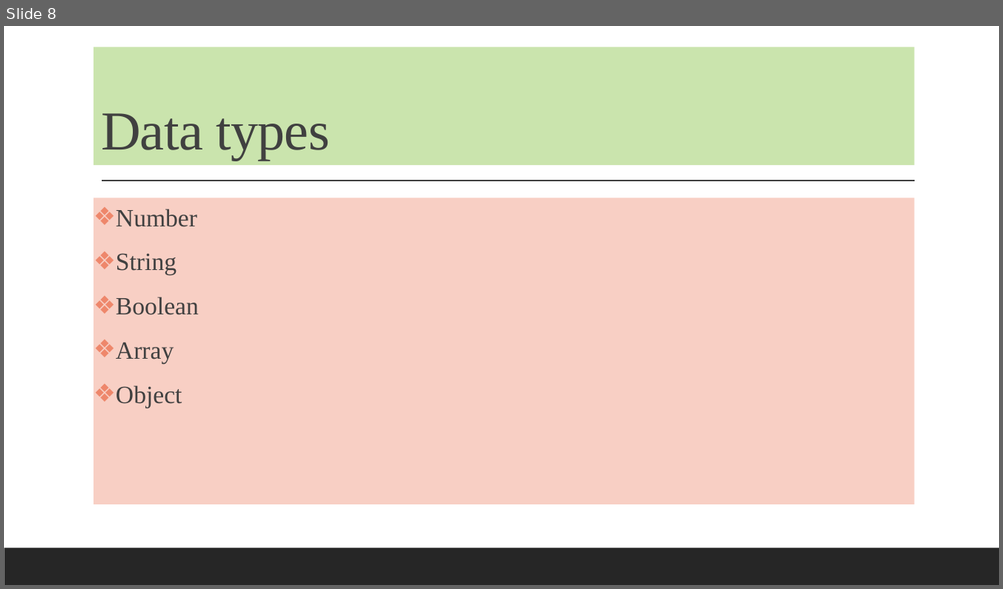
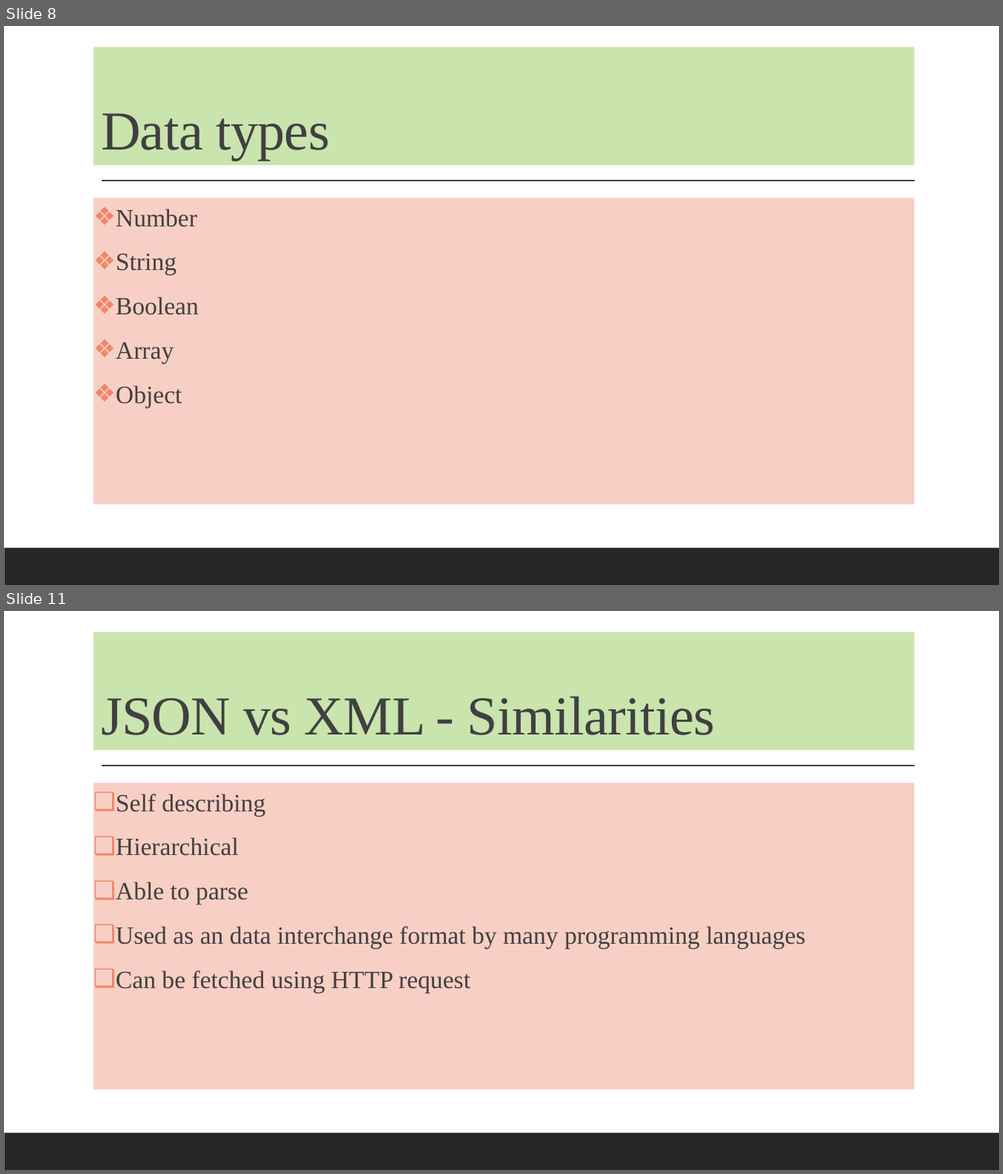
Before and after one commit to codefarm0/JSON, a slide deck: Json Tutorial.pptx. Shown one above the other, each under a label of ours: slide 8 before the commit, slides 8 and 11 after it; the slides between them are not shown. The pictures are 1003x589 and 1003x1174 pixels, drawn with LibreOffice and Linux fonts; fonts in the diff are those of the drawing. Boxes give left, top, right and bottom in pixels: in the first picture for what was removed or moved away, otherwise in the second. Text is boxed around its words. In the diff, an @@ line names an element or a change of style, - is before the commit and + after.

Commit message:
more about json

```diff
--- a/Json Tutorial.pptx
+++ b/Json Tutorial.pptx
@@ slide 11 added at box(4, 611, 999, 1170), background #FFFFFF; not listed: 2 template elements that a slide beside it also shows @@
@@ title added at box(94, 632, 914, 751), fill #CAE4AD, 53 pt, text #404040 @@
+JSON vs XML - Similarities
@@ text added at box(94, 783, 914, 1090), fill #F8CFC4, 24 pt, text #404040 @@
+❑ Self describing
+❑ Hierarchical
+❑ Able to parse
+❑ Used as an data interchange format by many programming languages
+❑ Can be fetched using HTTP request
```
Also in this commit, not shown: 12 other slides added, 15 other files.
